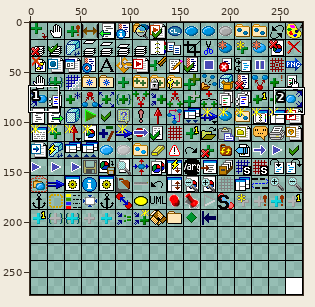
Edited in one commit: sprite sheet (Delivery/studio/bitmaps/png/icon_matrix_16.png). Above: a wide view before the commit, with the close-up outlined.
Close-up. First the earlier version:
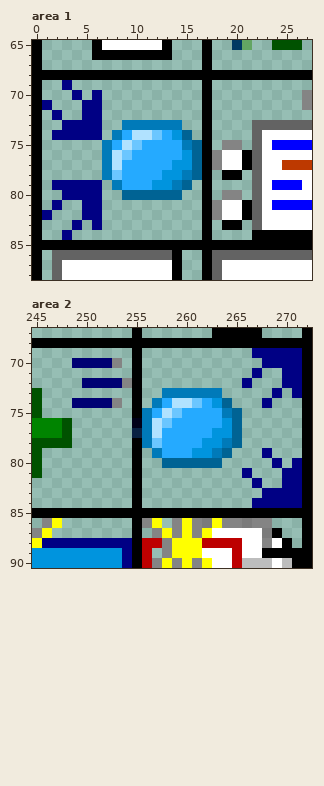
The file is 273x273 pixels. Colours within 5 levels of each other are drawn and written as one. Shown: area 1: x 0..27, y 65..88; area 2: x 245..272, y 67..90. The commit also changed other parts of the picture, which this record leaves out.
After the commit:
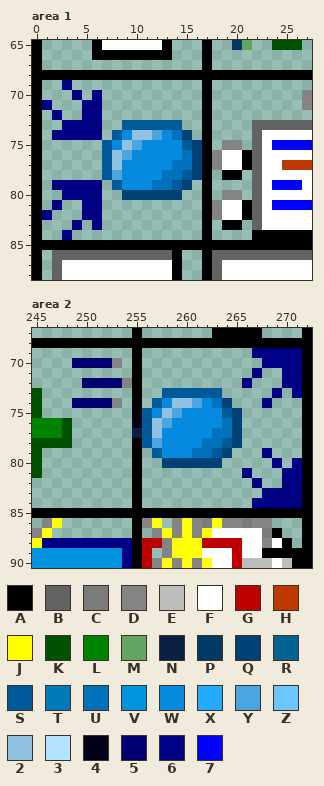
Palette (. is transparent): A #000000  B #636363  C #7b7b7b  D #848484  E #bdbdbd  F #ffffff  G #bd0000  H #bd3900  J #ffff00  K #005200  L #008400  M #63a563  N #082142  P #003963  Q #004276  R #006394  S #005a99  T #007ab9  U #0072bc  V #0094de  W #058adf  X #25aaff  Y #4ba6df  Z #6bc6ff  2 #91c2df  3 #b1e2ff  4 #000018  5 #000073  6 #000084  7 #0000ff
From old to new:
--- area 1
@@ x 5..18 @@
 72 66..........A.
-73 66..TTTTTT..A.
-74 66.TX33ZXVR.A.
-75 ..TX3ZXXXXTRA.
-76 ..T3ZXXXXXVRAD
-77 ..T3XXXXXVVRAD
-78 ..TZXXXXVVTRA.
-79 66.TXXXVVTR.A.
-80 66..RRRRRR..A.
+73 66..SSSSSS..A.
+74 66.SW22YWUQ.A.
+75 ..SW2YWWWWSQA.
+76 ..S2YWWWWWUQAD
+77 ..S2WWWWWUUQAD
+78 ..SYWWWWUUSQA.
+79 66.SWWWUUSQ.A.
+80 66..QQQQQQ..A.
 81 66..........AD
--- area 2
@@ x 254..267 @@
 72 DA..........6.
-73 .A..TTTTTT....
-74 .A.TX33ZXVR...
-75 .ATX3ZXXXXTR..
-76 .4T3ZXXXXXVR..
-77 .NT3XXXXXVVR..
-78 .ATZXXXXVVTR..
-79 .A.TXXXVVTR...
-80 .A..RRRRRR....
+73 .A..SSSSSS....
+74 .A.SW22YWUQ...
+75 .ASW2YWWWWSQ..
+76 .4S2YWWWWWUQ..
+77 .NS2WWWWWUUQ..
+78 .ASYWWWWUUSQ..
+79 .A.SWWWUUSQ...
+80 .A..QQQQQQ....
 81 .A..........6.
Pixel boxes of the changes (left, top, right, bottom) in both close-ups:
changed: (102, 120, 202, 200)
changed: (142, 388, 242, 468)
